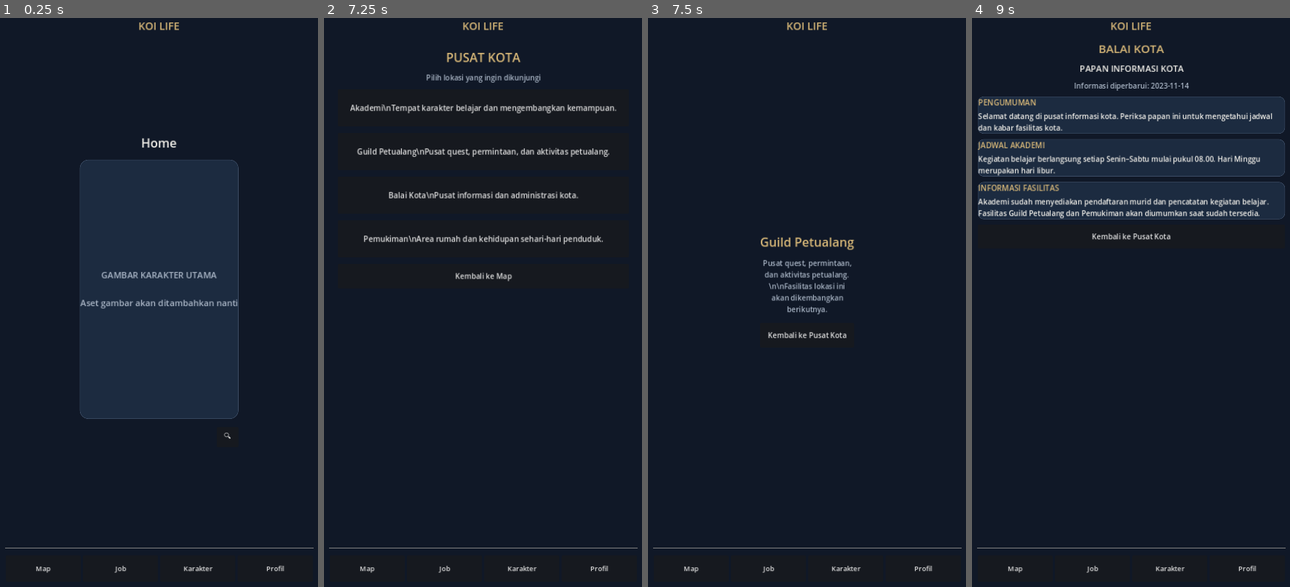
Above: before the commit, frames 1-4 (left to right).
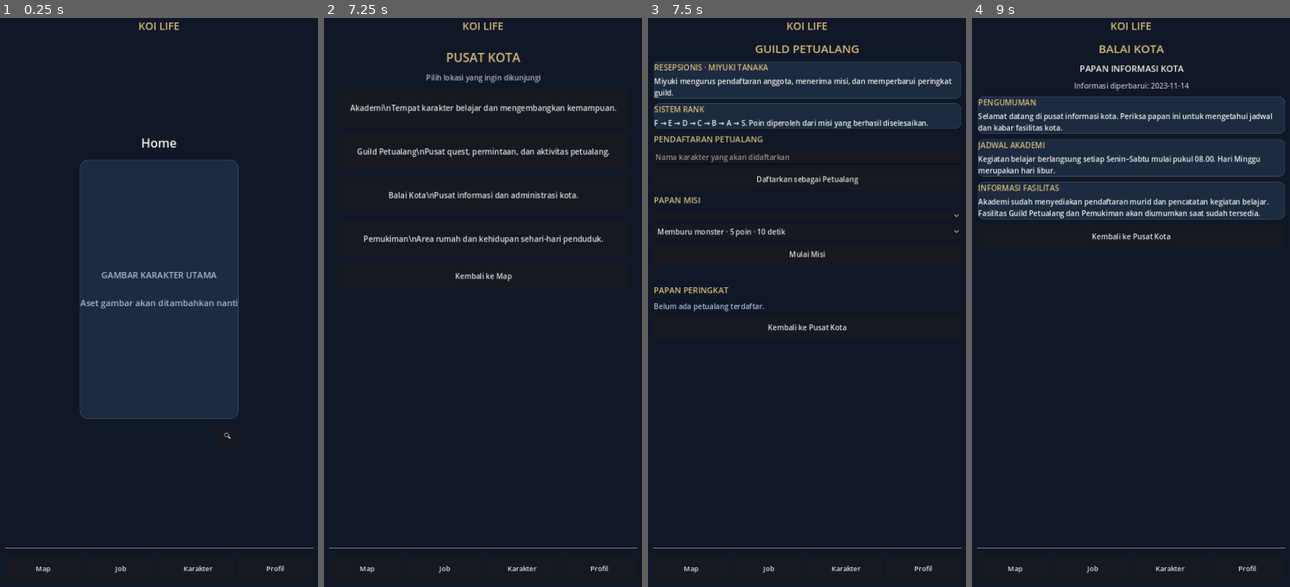
Above: after the commit, the same moments.

Repository: Koidyavol/Koikingdom
Game: Godot game, scene res://scenes/main.tscn
Same seed, same stepped clock (60 frames per second), same inputs: the game is played once before the commit and once after it.
Inputs:
- Up to frame 1 (0.25 s): no input
- Up to frame 2 (7.25 s): click "Karakter" at 0.5 s; click "Bicara" at 1.25 s; click "🔍" at 2 s; click "Profil Guru" at 2.75 s; click "🔍" at 3.5 s; click "Map" at 4.25 s; click "PUSAT KOTA" at 5 s; click "Akademi\nTempat karakter bela…" at 5.75 s; click "Kembali ke Pusat Kota" at 6.5 s
- Up to frame 3 (7.5 s): click "Guild Petualang\nPusat quest,…" at 7.25 s
- Up to frame 4 (9 s): click "Kembali ke Pusat Kota" at 8 s; click "Balai Kota\nPusat informasi d…" at 8.75 s

Frames 1-2 are identical in both runs. In frame 3, 14% of the frame differs, in the area x 1-99%, y 4-57%; in frame 4, nothing differs.

Commit message:
Add adventurer guild registration and mission system

Diff:
--- a/scripts/main.gd
+++ b/scripts/main.gd
@@ -18,12 +18,18 @@
 var map_drag_last := Vector2.ZERO
 var academy_data: Dictionary = {"students": {}, "last_school_check": ""}
 var academy_status_label: Label
+var guild_data: Dictionary = {"members": {}, "completed_missions": 0, "active_mission": {}}
+var guild_status_label: Label
+var guild_member_select: OptionButton
+var guild_mission_select: OptionButton
+var guild_timer: Timer
 
 # Base attributes for the player character and all registered NPCs.
 var character_stats: Dictionary = {
 	"player": {"name": "Karakter Utama", "ATK": 10, "DEF": 10, "MAG": 10, "DEX": 10, "INT": 10},
 	"aiko": {"name": "Aiko Nakamura", "ATK": 8, "DEF": 8, "MAG": 12, "DEX": 11, "INT": 13},
-	"haruka": {"name": "Haruka Sato", "ATK": 6, "DEF": 9, "MAG": 15, "DEX": 10, "INT": 18}
+	"haruka": {"name": "Haruka Sato", "ATK": 6, "DEF": 9, "MAG": 15, "DEX": 10, "INT": 18},
+	"receptionist": {"name": "Miyuki Tanaka", "ATK": 5, "DEF": 7, "MAG": 12, "DEX": 11, "INT": 16}
 }
 
 const NPC_DATA := {
@@ -37,6 +43,7 @@
 func _ready() -> void:
 	_build_shell()
 	_load_academy_data()
+	_load_guild_data()
 	_check_academy_schedule()
 	var academy_timer := Timer.new()
 	academy_timer.wait_time = 30.0
@@ -244,6 +251,61 @@
 	action_row.add_child(status_button)
 
 	_add_teacher_npc_card(list)
+	_add_receptionist_npc_card(list)
+
+
+func _add_receptionist_npc_card(parent: VBoxContainer) -> void:
+	var card := PanelContainer.new()
+	card.size_flags_horizontal = Control.SIZE_EXPAND_FILL
+	var style := StyleBoxFlat.new()
+	style.bg_color = PANEL
+	style.set_corner_radius_all(16)
+	style.set_border_width_all(1)
+	style.border_color = Color("#40516a")
+	card.add_theme_stylebox_override("panel", style)
+	parent.add_child(card)
+	var row := HBoxContainer.new()
+	row.add_theme_constant_override("separation", 14)
+	card.add_child(row)
+	var portrait := PanelContainer.new()
+	portrait.custom_minimum_size = Vector2(88, 88)
+	var portrait_style := StyleBoxFlat.new()
+	portrait_style.bg_color = Color("#34445a")
+	portrait_style.set_corner_radius_all(12)
+	portrait.add_theme_stylebox_override("panel", portrait_style)
+	row.add_child(portrait)
+	var initials := Label.new()
+	initials.text = "美"
+	initials.horizontal_alignment = HORIZONTAL_ALIGNMENT_CENTER
+	initials.vertical_alignment = VERTICAL_ALIGNMENT_CENTER
+	initials.add_theme_color_override("font_color", ACCENT)
+	initials.add_theme_font_size_override("font_size", 36)
+	portrait.add_child(initials)
+	var details := VBoxContainer.new()
+	details.size_flags_horizontal = Control.SIZE_EXPAND_FILL
+	details.add_theme_constant_override("separation", 5)
+	row.add_child(details)
+	var name_label := Label.new()
+	name_label.text = "Miyuki Tanaka"
+	name_label.add_theme_color_override("font_color", ACCENT)
+	name_label.add_theme_font_size_override("font_size", 19)
+	details.add_child(name_label)
+	var role := Label.new()
+	role.text = "田中 美雪 · Resepsionis Guild"
+	role.add_theme_color_override("font_color", TEXT_MAIN)
+	role.autowrap_mode = TextServer.AUTOWRAP_WORD_SMART
+	details.add_child(role)
+	var info := Label.new()
+	info.text = "Mengurus pendaftaran dan papan misi petualang."
+	info.add_theme_color_override("font_color", TEXT_MUTED)
+	info.autowrap_mode = TextServer.AUTOWRAP_WORD_SMART
+	details.add_child(info)
+	var status_button := Button.new()
+	status_button.text = "🔍"
+	status_button.tooltip_text = "Lihat status Miyuki"
+	status_button.custom_minimum_size = Vector2(44, 42)
+	status_button.pressed.connect(_open_character_status.bind("receptionist", "Karakter"))
+	details.add_child(status_button)
 
 
 func _add_teacher_npc_card(parent: VBoxContainer) -> void:
@@ -1023,6 +1085,9 @@
 	if location_name == "Balai Kota":
 		_open_town_hall_board()
 		return
+	if location_name == "Guild Petualang":
+		_open_adventurer_guild()
+		return
 
 	for child in page_host.get_children():
 		page_host.remove_child(child)
@@ -1057,6 +1122,204 @@
 	back.custom_minimum_size = Vector2(0, 54)
 	back.pressed.connect(_open_city_center)
 	layout.add_child(back)
+
+
+
+func _load_guild_data() -> void:
+	var config := ConfigFile.new()
+	if config.load("user://guild.cfg") == OK:
+		guild_data = {
+			"members": config.get_value("guild", "members", {}),
+			"completed_missions": config.get_value("guild", "completed_missions", 0),
+			"active_mission": config.get_value("guild", "active_mission", {})
+		}
+
+
+func _save_guild_data() -> void:
+	var config := ConfigFile.new()
+	config.set_value("guild", "members", guild_data.get("members", {}))
+	config.set_value("guild", "completed_missions", guild_data.get("completed_missions", 0))
+	config.set_value("guild", "active_mission", guild_data.get("active_mission", {}))
+	config.save("user://guild.cfg")
+
+
+func _adventurer_rank(points: int) -> String:
+	if points >= 100: return "S"
+	if points >= 60: return "A"
+	if points >= 35: return "B"
+	if points >= 20: return "C"
+	if points >= 10: return "D"
+	if points >= 5: return "E"
+	return "F"
+
+
+func _open_adventurer_guild() -> void:
+	for child in page_host.get_children():
+		page_host.remove_child(child)
+		child.queue_free()
+	var scroll := ScrollContainer.new()
+	scroll.set_anchors_and_offsets_preset(Control.PRESET_FULL_RECT)
+	scroll.horizontal_scroll_mode = ScrollContainer.SCROLL_MODE_DISABLED
+	page_host.add_child(scroll)
+	var layout := VBoxContainer.new()
+	layout.size_flags_horizontal = Control.SIZE_EXPAND_FILL
+	layout.add_theme_constant_override("separation", 10)
+	scroll.add_child(layout)
+	var title := Label.new()
+	title.text = "GUILD PETUALANG"
+	title.horizontal_alignment = HORIZONTAL_ALIGNMENT_CENTER
+	title.add_theme_color_override("font_color", ACCENT)
+	title.add_theme_font_size_override("font_size", 25)
+	layout.add_child(title)
+	_add_city_notice(layout, "RESEPSIONIS · MIYUKI TANAKA", "Miyuki mengurus pendaftaran anggota, menerima misi, dan memperbarui peringkat guild.")
+	_add_city_notice(layout, "SISTEM RANK", "F → E → D → C → B → A → S. Poin diperoleh dari misi yang berhasil diselesaikan.")
+	var registration_title := Label.new()
+	registration_title.text = "PENDAFTARAN PETUALANG"
+	registration_title.add_theme_color_override("font_color", ACCENT)
+	registration_title.add_theme_font_size_override("font_size", 18)
+	layout.add_child(registration_title)
+	var name_input := LineEdit.new()
+	name_input.placeholder_text = "Nama karakter yang akan didaftarkan"
+	name_input.size_flags_horizontal = Control.SIZE_EXPAND_FILL
+	layout.add_child(name_input)
+	var register_button := Button.new()
+	register_button.text = "Daftarkan sebagai Petualang"
+	register_button.custom_minimum_size = Vector2(0, 46)
+	register_button.pressed.connect(_register_guild_member.bind(name_input))
+	layout.add_child(register_button)
+	var mission_title := Label.new()
+	mission_title.text = "PAPAN MISI"
+	mission_title.add_theme_color_override("font_color", ACCENT)
+	mission_title.add_theme_font_size_override("font_size", 18)
+	layout.add_child(mission_title)
+	guild_member_select = OptionButton.new()
+	guild_member_select.size_flags_horizontal = Control.SIZE_EXPAND_FILL
+	layout.add_child(guild_member_select)
+	guild_mission_select = OptionButton.new()
+	guild_mission_select.size_flags_horizontal = Control.SIZE_EXPAND_FILL
+	guild_mission_select.add_item("Memburu monster · 5 poin · 10 detik", 0)
+	guild_mission_select.add_item("Mengumpulkan bahan · 3 poin · 8 detik", 1)
+	guild_mission_select.add_item("Mengantar barang · 2 poin · 6 detik", 2)
+	layout.add_child(guild_mission_select)
+	var start_button := Button.new()
+	start_button.text = "Mulai Misi"
+	start_button.custom_minimum_size = Vector2(0, 48)
+	start_button.pressed.connect(_start_guild_mission)
+	layout.add_child(start_button)
+	guild_status_label = Label.new()
+	guild_status_label.autowrap_mode = TextServer.AUTOWRAP_WORD_SMART
+	guild_status_label.add_theme_color_override("font_color", TEXT_MAIN)
+	layout.add_child(guild_status_label)
+	var leaderboard_title := Label.new()
+	leaderboard_title.text = "PAPAN PERINGKAT"
+	leaderboard_title.add_theme_color_override("font_color", ACCENT)
+	leaderboard_title.add_theme_font_size_override("font_size", 18)
+	layout.add_child(leaderboard_title)
+	var leaderboard := VBoxContainer.new()
+	leaderboard.name = "GuildLeaderboard"
+	layout.add_child(leaderboard)
+	_refresh_guild_ui(leaderboard)
+	if not guild_data.get("active_mission", {}).is_empty():
+		guild_status_label.text = "Misi sedang berjalan: %s — %s" % [guild_data["active_mission"].get("member", ""), guild_data["active_mission"].get("name", "Misi")]
+	var back := Button.new()
+	back.text = "Kembali ke Pusat Kota"
+	back.custom_minimum_size = Vector2(0, 50)
+	back.pressed.connect(_open_city_center)
+	layout.add_child(back)
+
+
+func _register_guild_member(name_input: LineEdit) -> void:
+	var member_name := name_input.text.strip_edges()
+	if member_name.is_empty():
+		guild_status_label.text = "Masukkan nama karakter terlebih dahulu."
+		return
+	var members: Dictionary = guild_data.get("members", {})
+	if members.has(member_name):
+		guild_status_label.text = member_name + " sudah terdaftar di guild."
+		return
+	members[member_name] = {"points": 0, "completed": 0, "rank": "F"}
+	guild_data["members"] = members
+	_save_guild_data()
+	name_input.clear()
+	_refresh_guild_ui()
+	guild_status_label.text = member_name + " resmi terdaftar sebagai petualang Rank F."
+
+
+func _refresh_guild_ui(leaderboard: VBoxContainer = null) -> void:
+	if guild_member_select != null and is_instance_valid(guild_member_select):
+		guild_member_select.clear()
+		var members: Dictionary = guild_data.get("members", {})
+		for member_name in members.keys():
+			guild_member_select.add_item(str(member_name))
+	if leaderboard == null:
+		var found := page_host.find_child("GuildLeaderboard", true, false)
+		if found is VBoxContainer:
+			leaderboard = found
+	if leaderboard != null:
+		for child in leaderboard.get_children():
+			child.queue_free()
+		var members: Dictionary = guild_data.get("members", {})
+		var names: Array = members.keys()
+		names.sort_custom(func(a, b): return int(members[a].get("points", 0)) > int(members[b].get("points", 0)))
+		if names.is_empty():
+			var empty := Label.new()
+			empty.text = "Belum ada petualang terdaftar."
+			empty.add_theme_color_override("font_color", TEXT_MUTED)
+			leaderboard.add_child(empty)
+		for index in range(names.size()):
+			var member: Dictionary = members[names[index]]
+			var line := Label.new()
+			line.text = "%d. %s · Rank %s · %d misi selesai · %d poin" % [index + 1, names[index], member.get("rank", "F"), member.get("completed", 0), member.get("points", 0)]
+			line.autowrap_mode = TextServer.AUTOWRAP_WORD_SMART
+			line.add_theme_color_override("font_color", TEXT_MAIN)
+			leaderboard.add_child(line)
+
+
+func _start_guild_mission() -> void:
+	if guild_member_select == null or guild_member_select.item_count == 0:
+		guild_status_label.text = "Belum ada anggota. Daftarkan karakter terlebih dahulu."
+		return
+	if not guild_data.get("active_mission", {}).is_empty():
+		guild_status_label.text = "Masih ada misi yang sedang berjalan."
+		return
+	var member_name := guild_member_select.get_item_text(guild_member_select.selected)
+	var mission_id := guild_mission_select.selected
+	var mission_names := ["Memburu monster", "Mengumpulkan bahan", "Mengantar barang"]
+	var rewards := [5, 3, 2]
+	var durations := [10.0, 8.0, 6.0]
+	guild_data["active_mission"] = {"member": member_name, "name": mission_names[mission_id], "points": rewards[mission_id]}
+	_save_guild_data()
+	guild_status_label.text = "%s sedang menjalankan misi: %s..." % [member_name, mission_names[mission_id]]
+	guild_timer = Timer.new()
+	guild_timer.one_shot = true
+	guild_timer.wait_time = durations[mission_id]
+	guild_timer.timeout.connect(_complete_guild_mission)
+	add_child(guild_timer)
+	guild_timer.start()
+
+
+func _complete_guild_mission() -> void:
+	var active: Dictionary = guild_data.get("active_mission", {})
+	if active.is_empty():
+		return
+	var member_name := str(active.get("member", ""))
+	var members: Dictionary = guild_data.get("members", {})
+	if members.has(member_name):
+		var member: Dictionary = members[member_name]
+		member["points"] = int(member.get("points", 0)) + int(active.get("points", 0))
+		member["completed"] = int(member.get("completed", 0)) + 1
+		member["rank"] = _adventurer_rank(int(member["points"]))
+		members[member_name] = member
+		guild_data["members"] = members
+	guild_data["completed_missions"] = int(guild_data.get("completed_missions", 0)) + 1
+	guild_data["active_mission"] = {}
+	_save_guild_data()
+	if guild_status_label != null and is_instance_valid(guild_status_label):
+		guild_status_label.text = "Misi selesai! %s mendapat hadiah poin dan progres rank diperbarui." % member_name
+	_refresh_guild_ui()
+	if guild_timer != null:
+		guild_timer.queue_free()
+		guild_timer = null
 
 
 func _open_town_hall_board() -> void:
